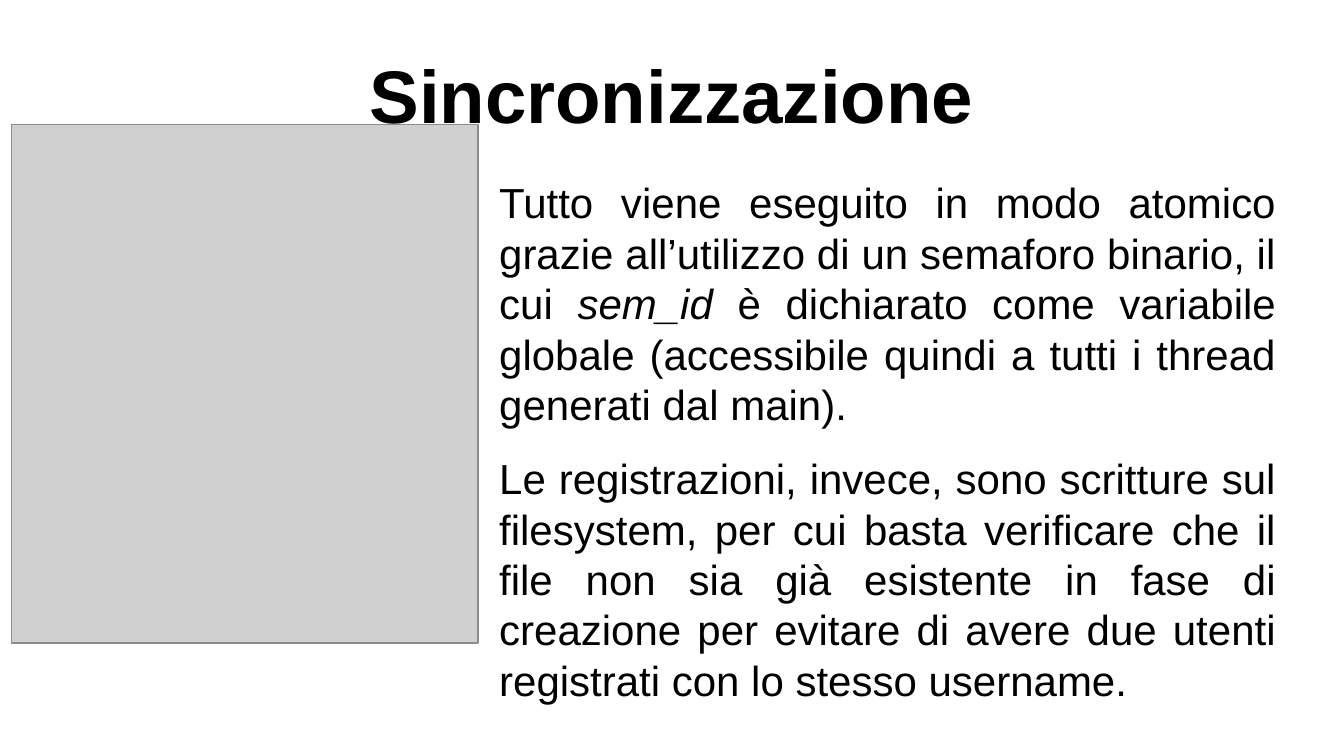
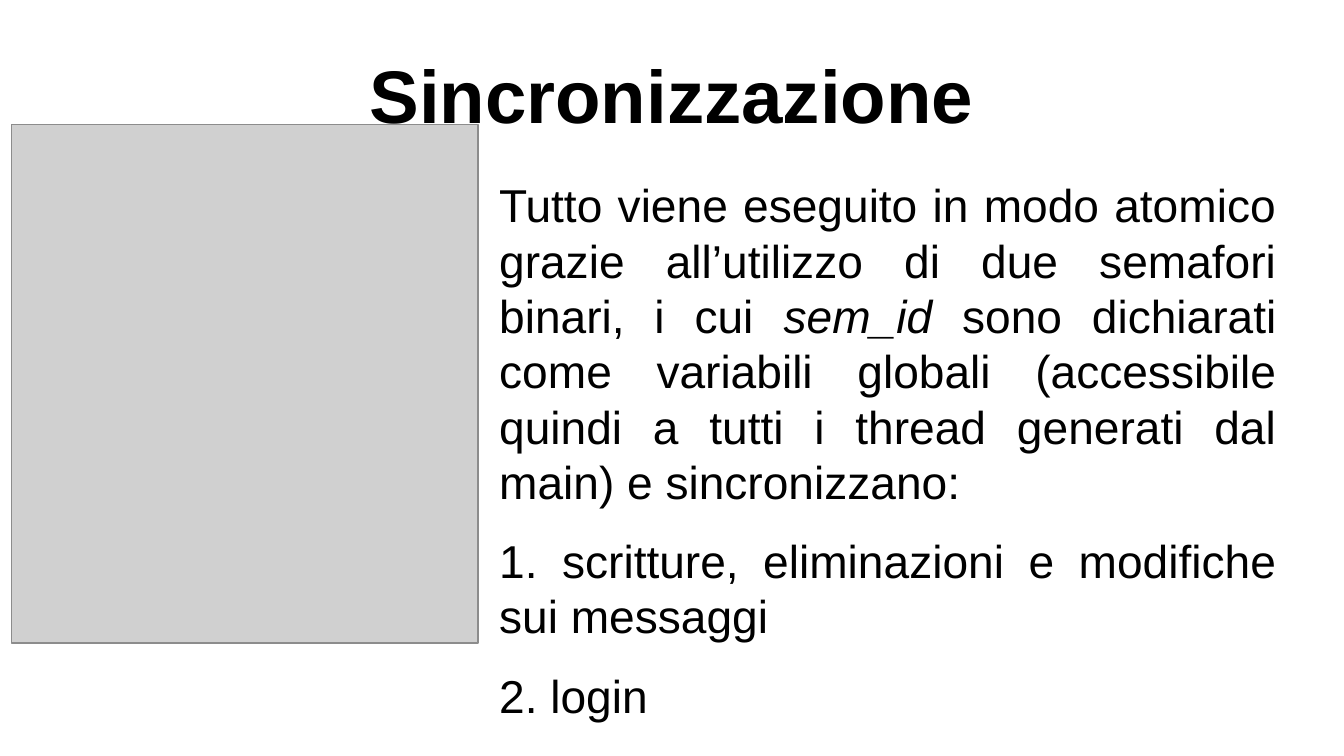
Before and after one commit to lucaMastro/progetto_SO, a slide deck: slide 20 of presentazione_progetto_SO.odp. Drawn at 1344x756 pixels with LibreOffice and Linux fonts; fonts in the diff are those of the drawing; grey boxes stand for pictures. Boxes give left, top, right and bottom in pixels: in the first picture for what was removed or moved away, otherwise in the second. Text is boxed around its words. In the diff, an @@ line names an element or a change of style, - is before the commit and + after.

```diff
--- a/presentazione_progetto_SO.odp
+++ b/presentazione_progetto_SO.odp
@@ text at <box>499,188,1276,642</box>: text changed; size 24.8 to 27.2 pt @@
-Tutto viene eseguito in modo atomico grazie all’utilizzo di un semaforo binario, il cui sem_id è dichiarato come variabile globale (accessibile quindi a tutti i thread generati dal main).
-Le registrazioni, invece, sono scritture sul filesystem, per cui basta verificare che il file non sia già esistente in fase di creazione per evitare di avere due utenti registrati con lo stesso username.
+Tutto viene eseguito in modo atomico grazie all’utilizzo di due semafori binari, i cui sem_id sono dichiarati come variabili globali (accessibile quindi a tutti i thread generati dal main) e sincronizzano:
+1. scritture, eliminazioni e modifiche sui messaggi
+2. login
```
Also in this commit, not shown: 1 other slide changed, 2 other files.
